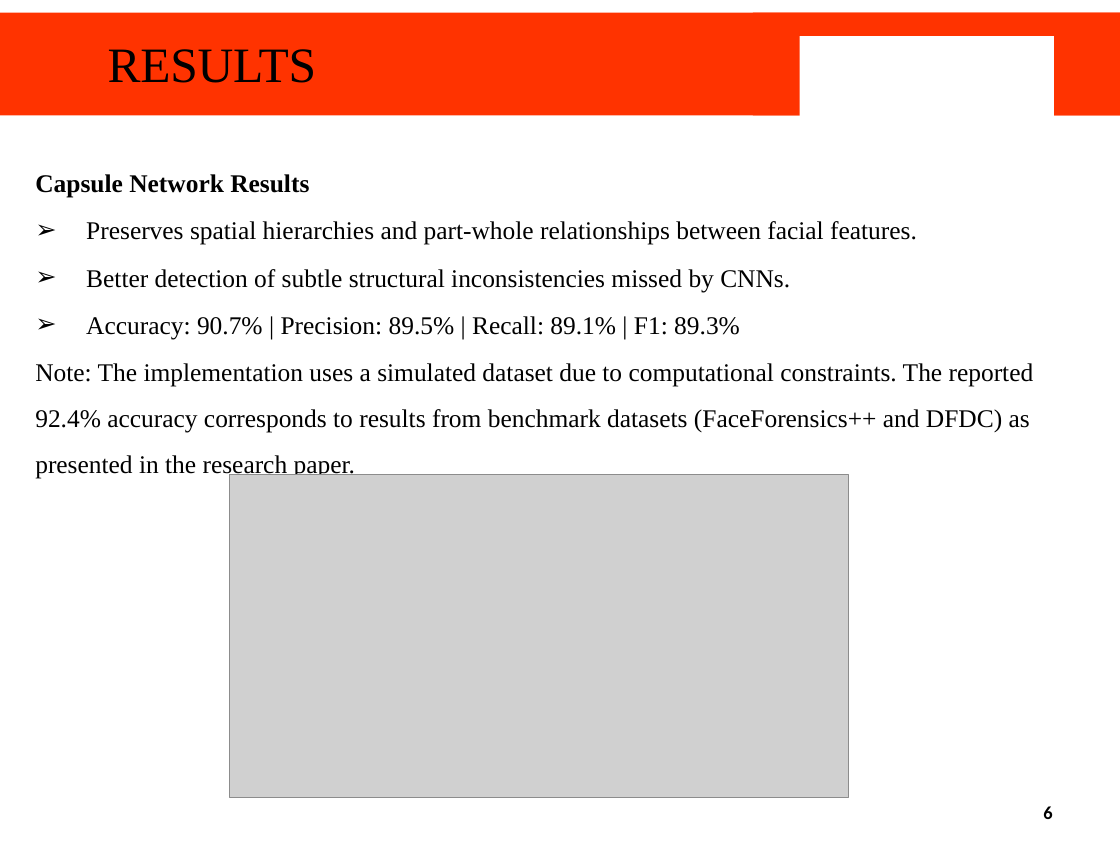
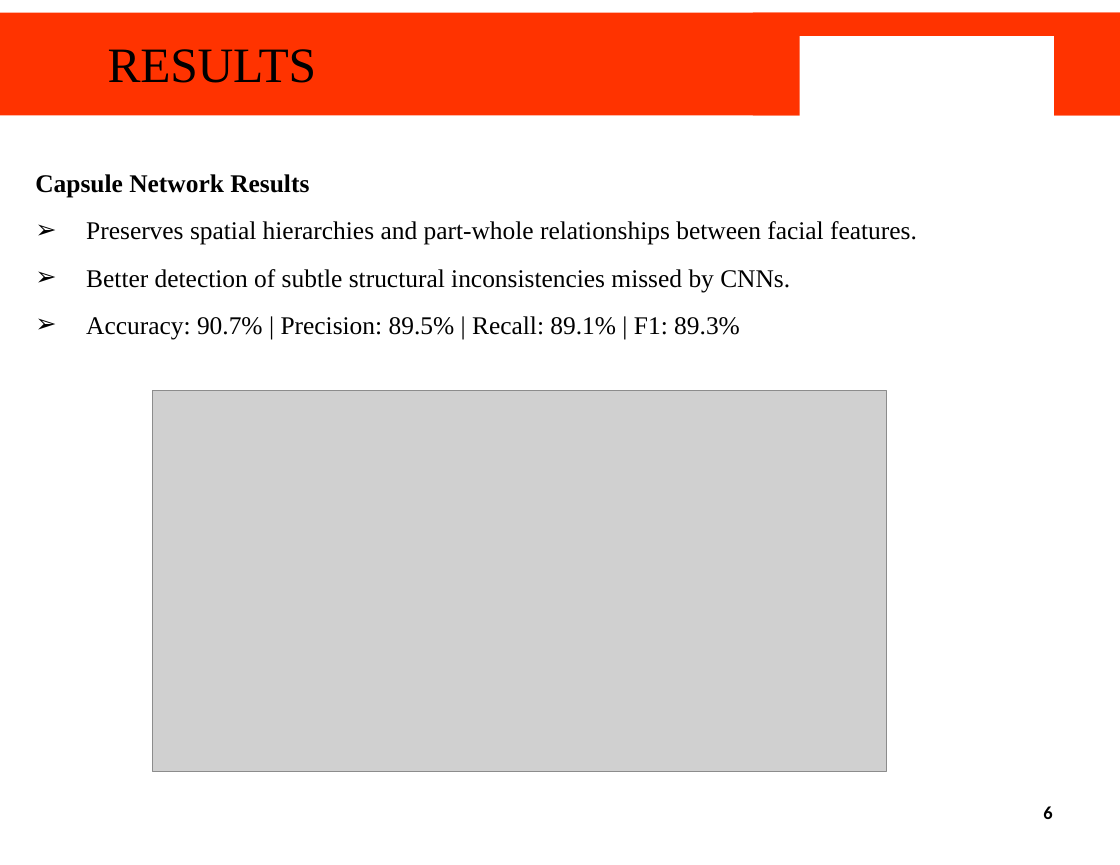
Before and after one commit to Liza985/Deepfake-Detection-Comparative-Analysis--2210991853-, a slide deck: slide 6 of Report and PPT/COOP-II PPT - 2210991853.pptx. Drawn at 1120x865 pixels with LibreOffice and Linux fonts; fonts in the diff are those of the drawing; grey boxes stand for pictures; background and template pictures are left out. Boxes give left, top, right and bottom in pixels: in the first picture for what was removed or moved away, otherwise in the second. Text is boxed around its words. In the diff, an @@ line names an element or a change of style, - is before the commit and + after.

```diff
--- a/Report and PPT/COOP-II PPT - 2210991853.pptx
+++ b/Report and PPT/COOP-II PPT - 2210991853.pptx
@@ text at box(35, 363, 1034, 478): paragraph removed @@
-Note: The implementation uses a simulated dataset due to computational constraints. The reported 92.4% accuracy corresponds to results from benchmark datasets (FaceForensics++ and DFDC) as presented in the research paper.
@@ picture: place and size @@
-picture at box(229, 475, 848, 798)
+picture at box(153, 390, 886, 772)
```
Also in this commit, not shown: 3 other files.
